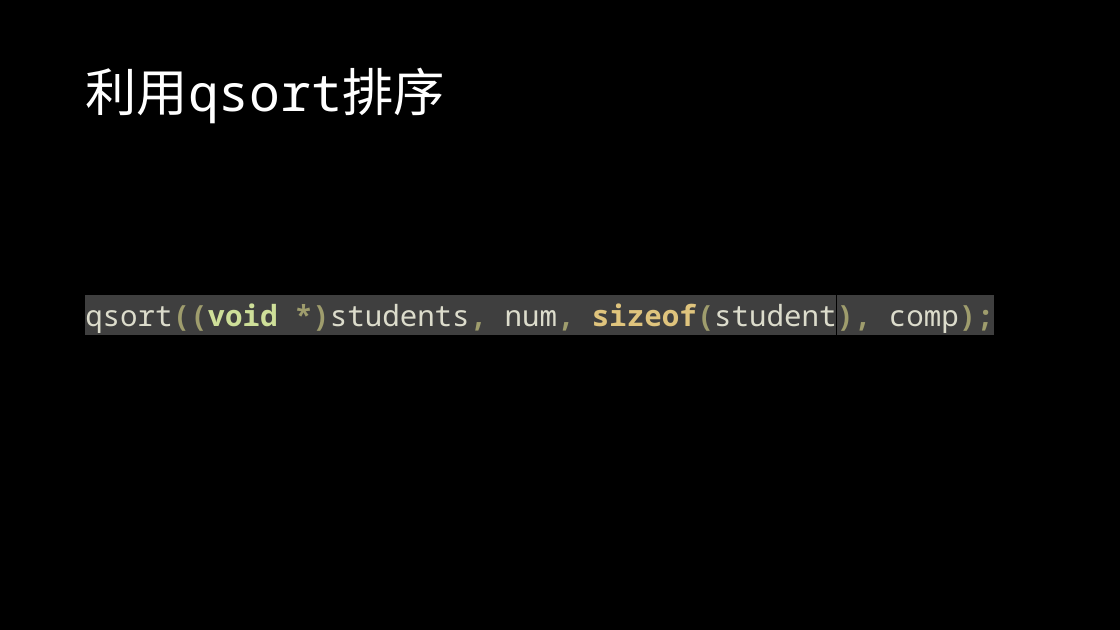
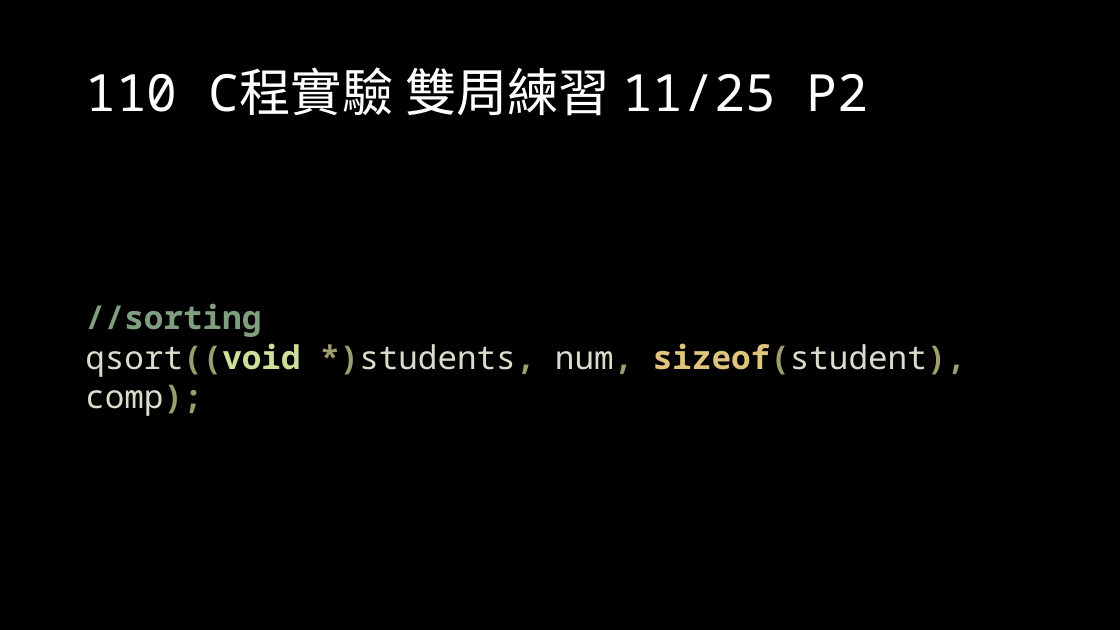
Before and after one commit to OEmiliatanO/those_c_prog_didnt_teach, a slide deck: slide 68 of Ch1/Ch1-basic.pptx (slide 41 before the commit). Drawn at 1120x630 pixels with LibreOffice and Linux fonts; fonts in the diff are those of the drawing. Boxes give left, top, right and bottom in pixels: in the first picture for what was removed or moved away, otherwise in the second. Text is boxed around its words. In the diff, an @@ line names an element or a change of style, - is before the commit and + after.

```diff
--- a/Ch1/Ch1-basic.pptx
+++ b/Ch1/Ch1-basic.pptx
@@ title at (85,67,869,116): text changed @@
-利用qsort排序
+110 C程實驗 雙周練習 11/25 P2
@@ text at (85,303,261,337): paragraph added @@
+//sorting
@@ text at (85,343,966,416): size 25 to 28 pt, highlight #3F3F3F to none in "qsort((void *)students, num, sizeof(student), comp);" @@
```
Also in this commit, not shown: 4 other slides changed, 33 slides added, 3 other files.
